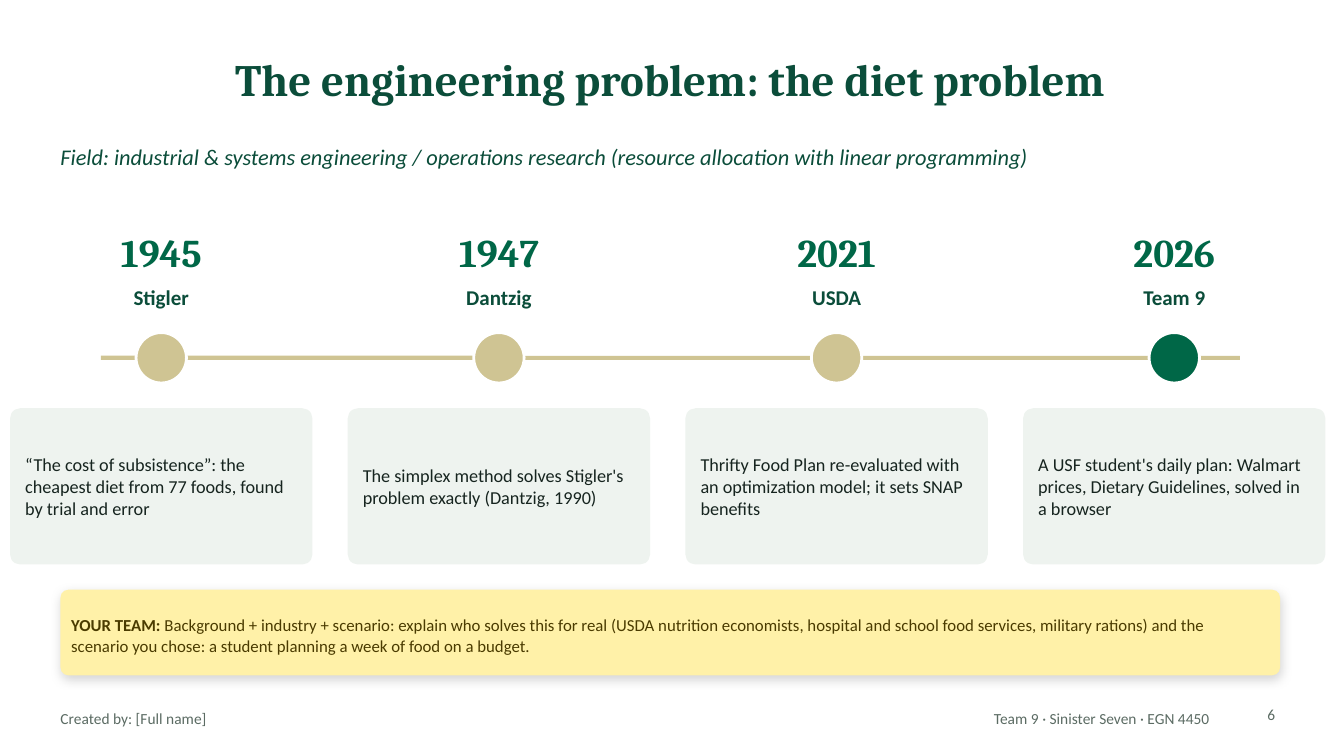
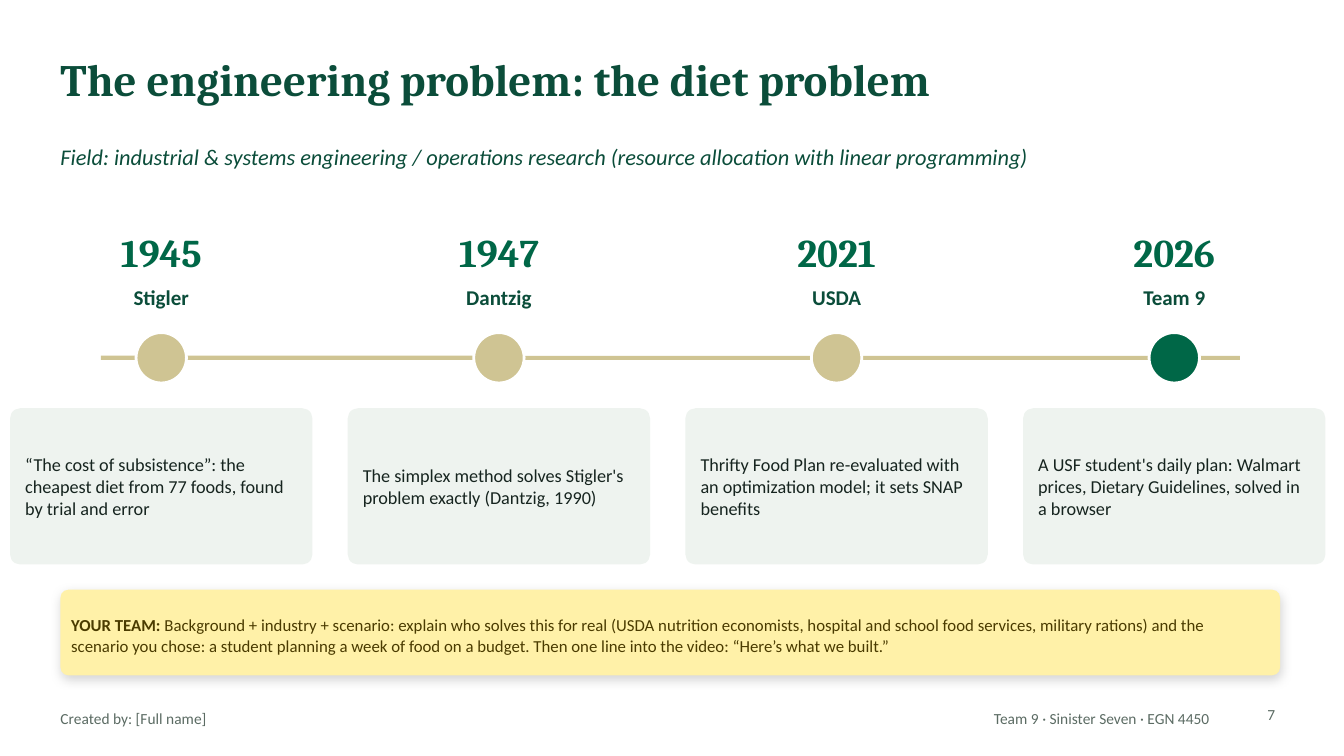
Before and after one commit to ekbaker58/feasabull-diet-optimizer, a slide deck: slide 7 of presentation/FeasaBULL_Final_Presentation_TEMPLATE.pptx (slide 6 before the commit). Drawn at 1344x756 pixels with LibreOffice and Linux fonts; fonts in the diff are those of the drawing. Boxes give left, top, right and bottom in pixels: in the first picture for what was removed or moved away, otherwise in the second. Text is boxed around its words. In the diff, an @@ line names an element or a change of style, - is before the commit and + after.

```diff
--- a/presentation/FeasaBULL_Final_Presentation_TEMPLATE.pptx
+++ b/presentation/FeasaBULL_Final_Presentation_TEMPLATE.pptx
@@ title "The engineering problem: the diet ..." at (60,65,929,106): alignment centre to left @@
@@ text in rounded rectangle at (71,619,1204,655): text changed @@
-YOUR TEAM: Background + industry + scenario: explain who solves this for real (USDA nutrition economists, hospital and school food services, military rations) and the scenario you chose: a student planning a week of food on a budget.
+YOUR TEAM: Background + industry + scenario: explain who solves this for real (USDA nutrition economists, hospital and school food services, military rations) and the scenario you chose: a student planning a week of food on a budget. Then one line into the video: “Here’s what we built.”
@@ page number at (1267,710,1275,720): text changed @@
-6
+7
```
Also in this commit, not shown: 19 other slides changed, 4 slides added, 2 slides removed.
